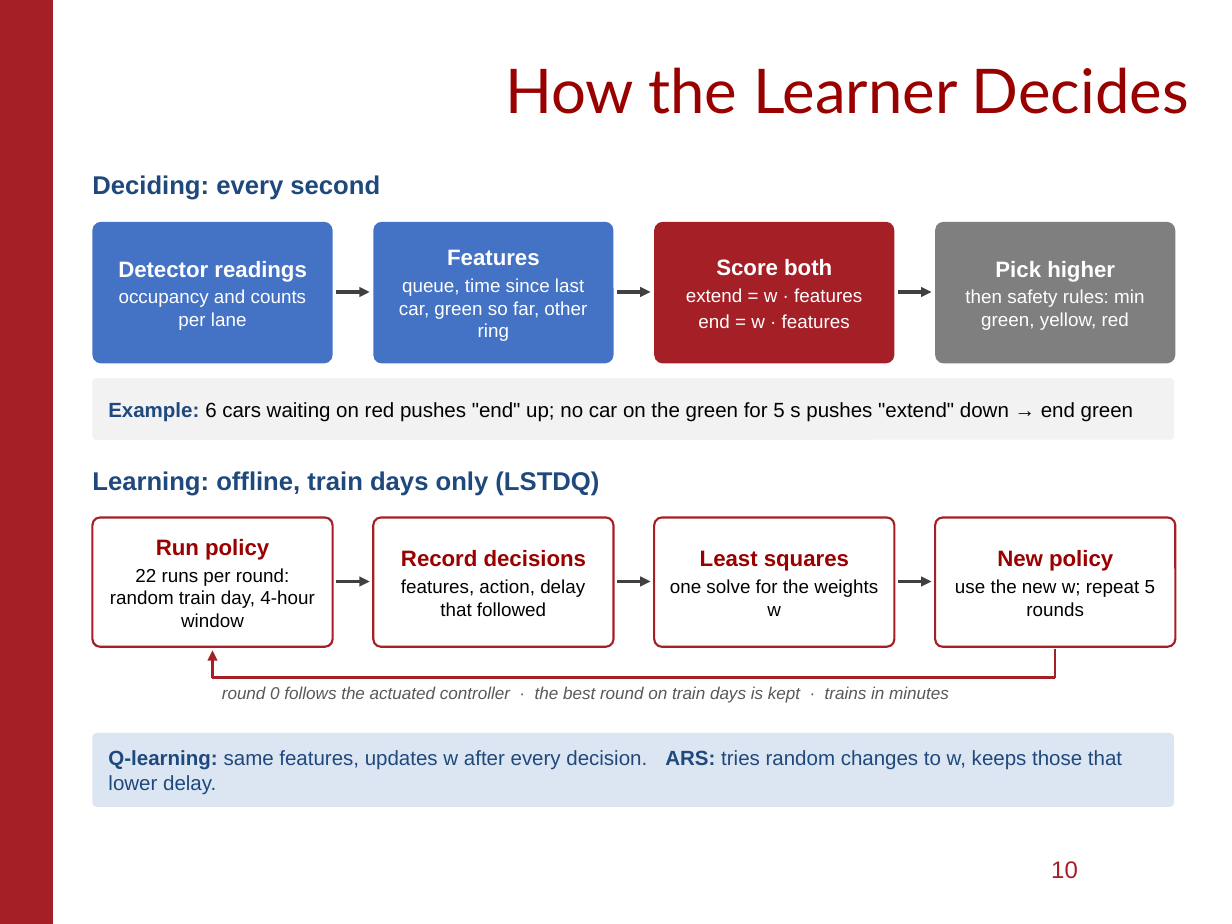
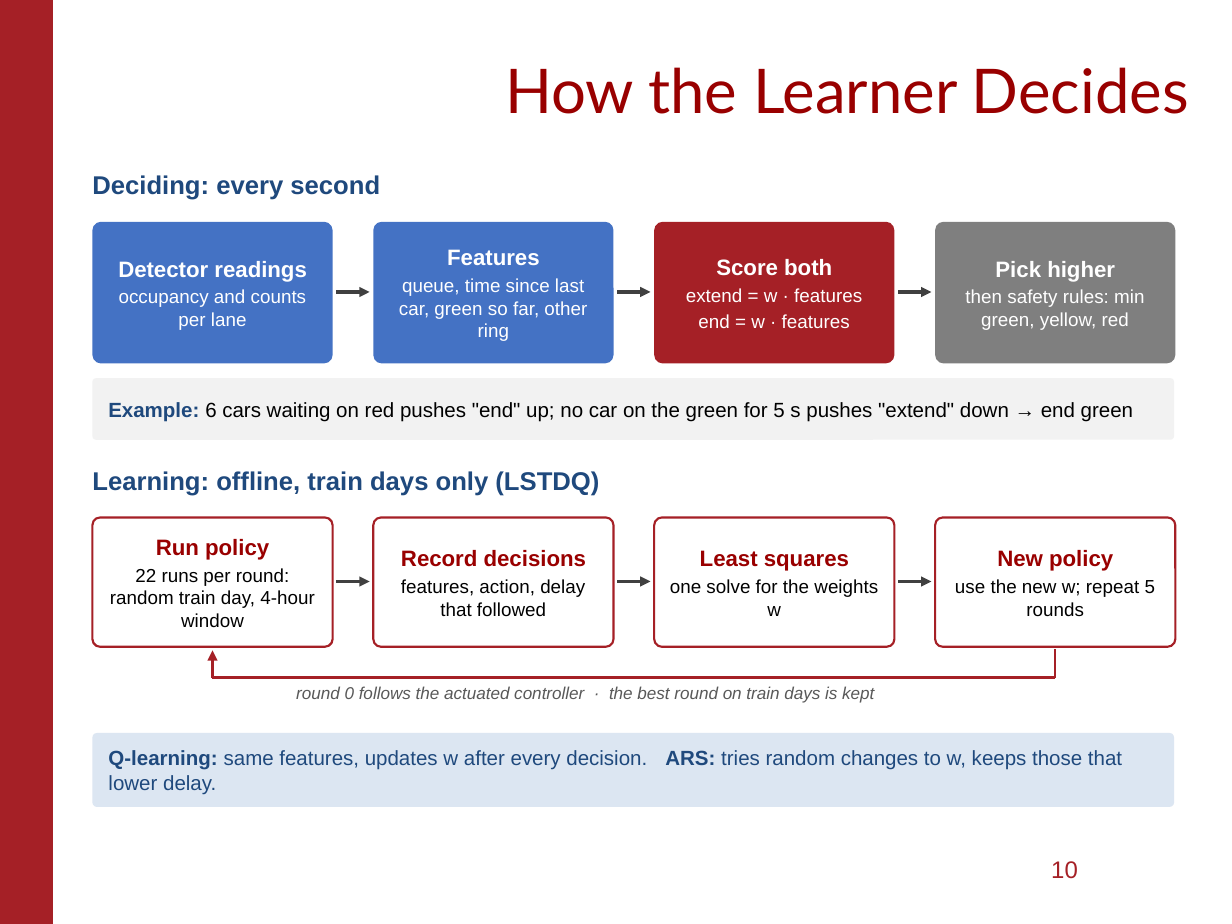
Before and after one commit to AndyMalela/gdot-dataset-conversion, a slide deck: slide 10 of presentation/eSocLab_Midterm-v3.pptx. Drawn at 1232x924 pixels with LibreOffice and Linux fonts; fonts in the diff are those of the drawing; background and template pictures are left out. Boxes give left, top, right and bottom in pixels: in the first picture for what was removed or moved away, otherwise in the second. Text is boxed around its words. In the diff, an @@ line names an element or a change of style, - is before the commit and + after.

```diff
--- a/presentation/eSocLab_Midterm-v3.pptx
+++ b/presentation/eSocLab_Midterm-v3.pptx
@@ text at <box>296,686,874,703</box>: text changed @@
-round 0 follows the actuated controller · the best round on train days is kept · trains in minutes
+round 0 follows the actuated controller · the best round on train days is kept
```
Also in this commit, not shown: 2 other slides changed, 2 other files.
